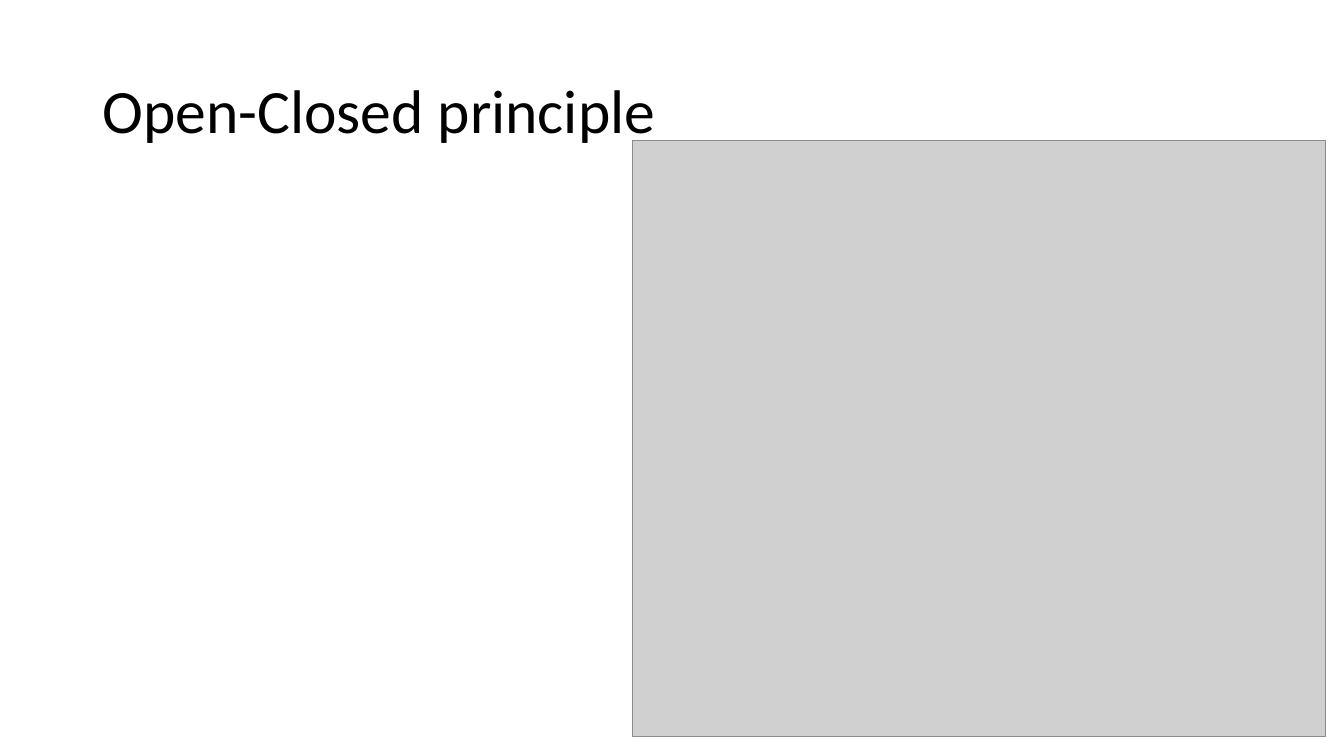
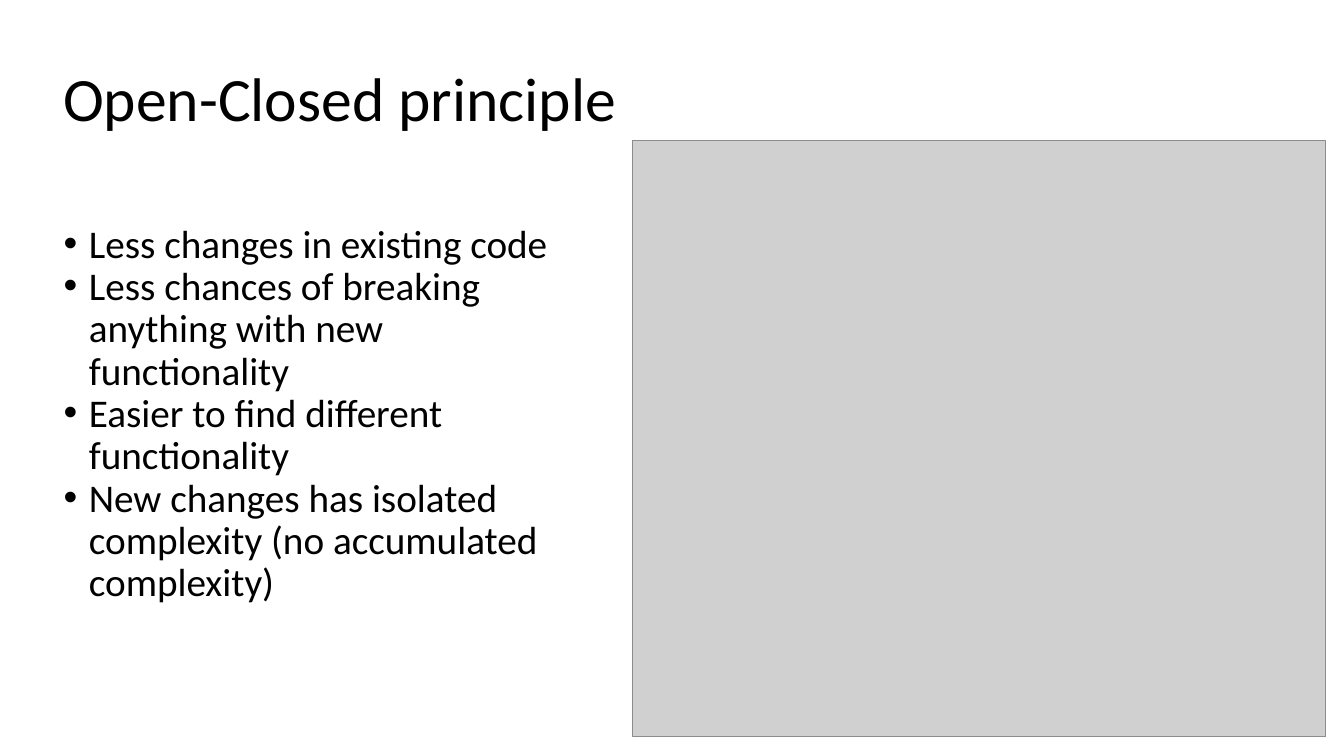
Before and after one commit to DonatasKukta/SOLID, a slide deck: slide 12 of SOLID.pptx. Drawn at 1344x756 pixels with LibreOffice and Linux fonts; fonts in the diff are those of the drawing; grey boxes stand for pictures. Boxes give left, top, right and bottom in pixels: in the first picture for what was removed or moved away, otherwise in the second. Text is boxed around its words. In the diff, an @@ line names an element or a change of style, - is before the commit and + after.

```diff
--- a/SOLID.pptx
+++ b/SOLID.pptx
@@ title "Open-Closed principle" rewrapped from [102, 90, 655, 148] to [63, 78, 615, 131] @@
@@ text added at [89, 230, 547, 603], 28 pt, text #000000 @@
+• Less changes in existing code
+• Less chances of breaking anything with new functionality
+• Easier to find different functionality
+• New changes has isolated complexity (no accumulated complexity)
```
Also in this commit, not shown: 3 other slides changed, 4 slides added, 1 other file.
